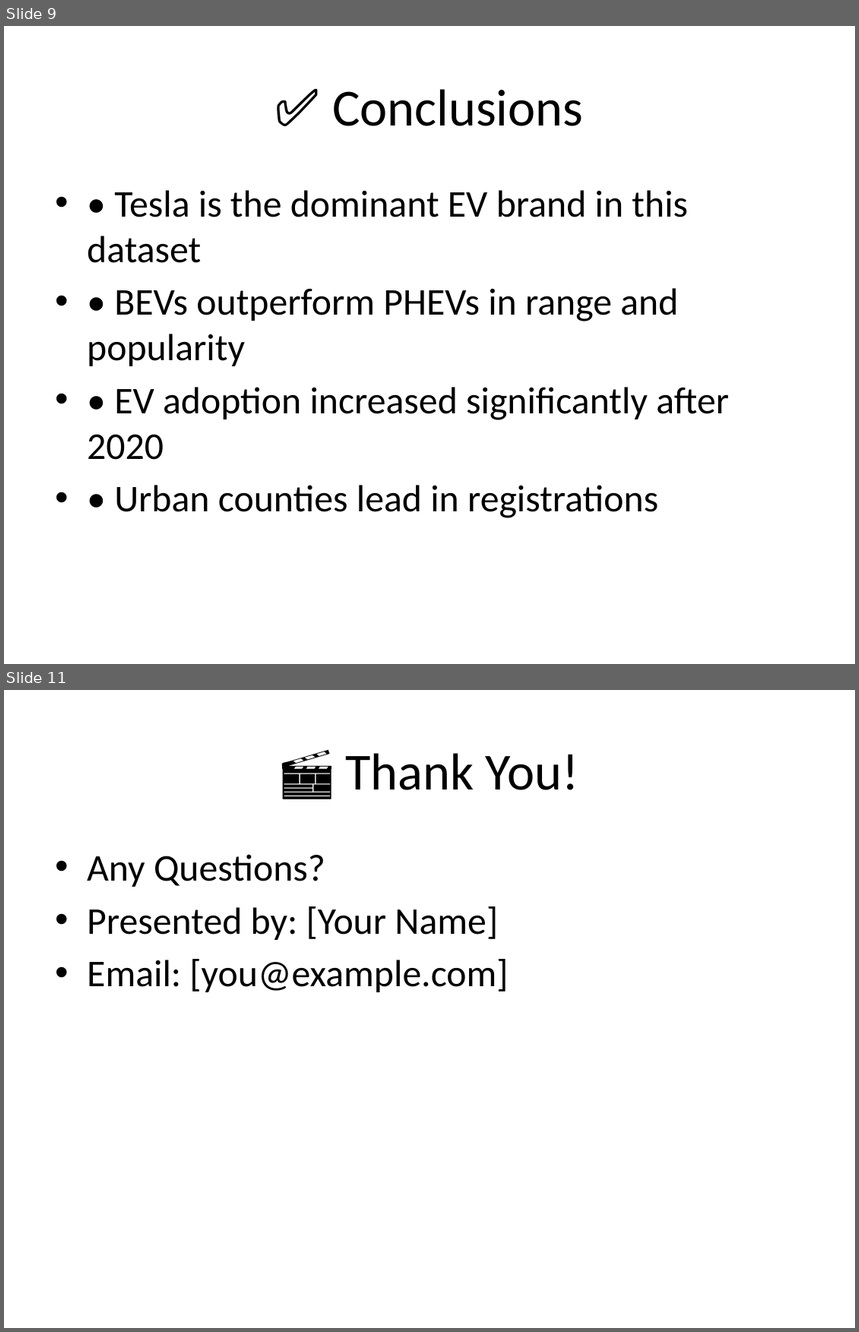
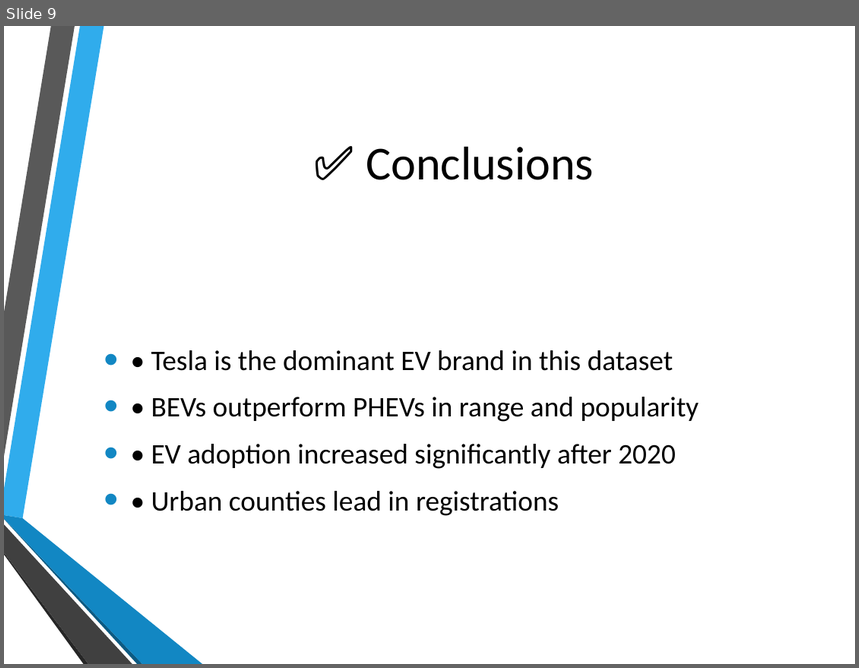
Before and after one commit to ahmednabilallam/my-first-project, a slide deck: EV_Project_Presentation.pptx. Shown one above the other, each under a label of ours: slides 9 and 11 before the commit, slide 9 after it; the slides between them are not shown. The pictures are 859x1332 and 859x668 pixels, drawn with LibreOffice and Linux fonts; fonts in the diff are those of the drawing; background and template pictures are left out. Boxes give left, top, right and bottom in pixels: in the first picture for what was removed or moved away, otherwise in the second. Text is boxed around its words. In the diff, an @@ line names an element or a change of style, - is before the commit and + after.

```diff
--- a/EV_Project_Presentation.pptx
+++ b/EV_Project_Presentation.pptx
@@ slide 11 removed at (x1=4, y1=690, x2=855, y2=1328), background #FFFFFF @@
@@ title removed at (x1=345, y1=753, x2=579, y2=790) @@
-🎬 Thank You!
@@ text removed at (x1=87, y1=854, x2=508, y2=992) @@
-• Any Questions?
-• Presented by: [Your Name]
-• Email: [you@example.com]
@@ slide 9 changed as well @@
@@ title "✅ Conclusions" moved from (x1=332, y1=89, x2=583, y2=126) to (x1=366, y1=146, x2=594, y2=180) @@
@@ title "✅ Conclusions" at (x1=366, y1=146, x2=594, y2=180): size 44 to 40 pt @@
@@ text "• Tesla is the dominant ..." moved from (x1=87, y1=190, x2=729, y2=518) to (x1=151, y1=351, x2=699, y2=516) @@
@@ text "• Tesla is the dominant ..." at (x1=151, y1=351, x2=699, y2=516): size 32 to 24 pt; indent changed; more space between paragraphs; vertical alignment top to middle @@
@@ group added at (x1=4, y1=26, x2=202, y2=664): 6 freeform shapes @@
```
Also in this commit, not shown: 9 other slides changed, 1 slide added.
